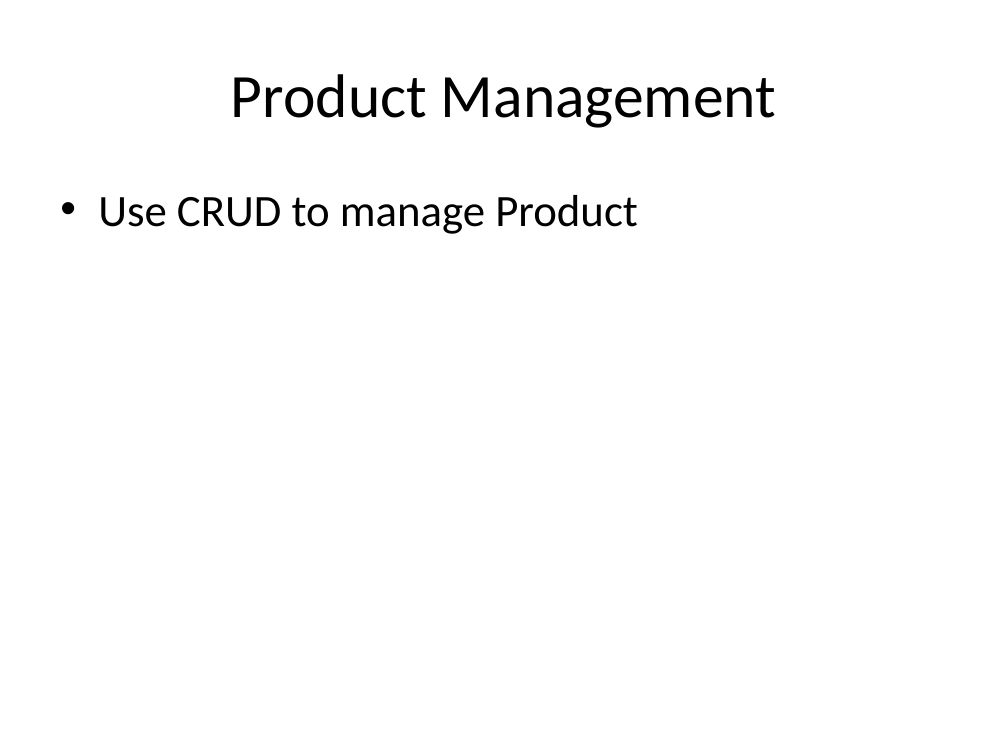
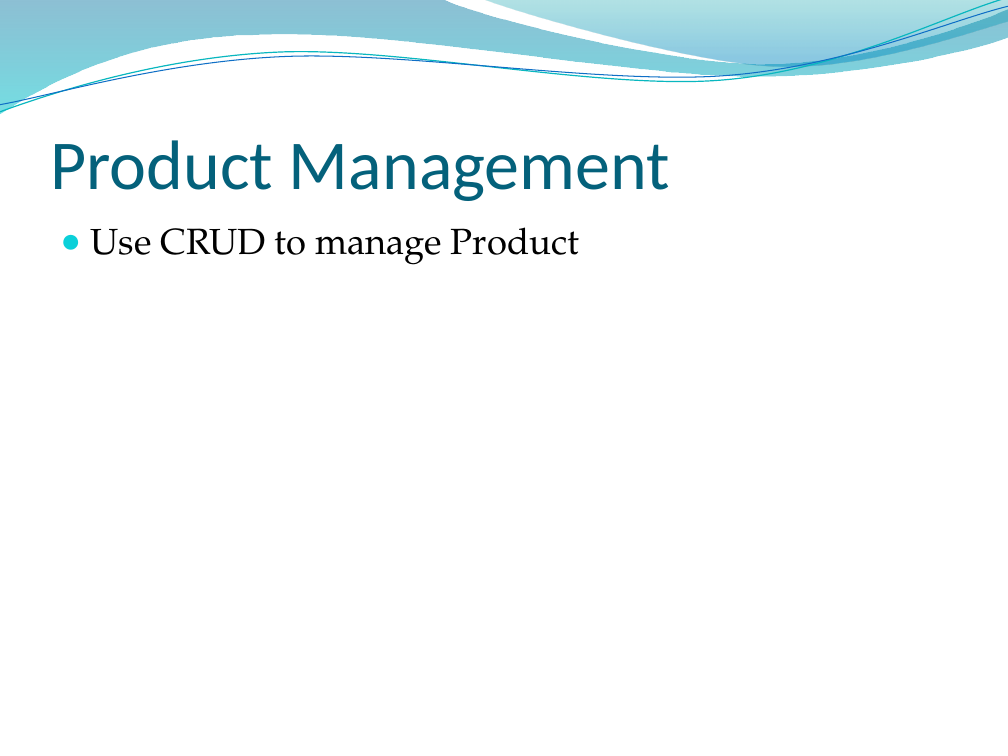
Before and after one commit to ItsTheWolf/BanHangOnline, a slide deck: slide 11 of ShowroomOnline.pptx (slide 9 before the commit). Drawn at 1008x756 pixels with LibreOffice and Linux fonts; fonts in the diff are those of the drawing; background and template pictures are left out. Boxes give left, top, right and bottom in pixels: in the first picture for what was removed or moved away, otherwise in the second. Text is boxed around its words. In the diff, an @@ line names an element or a change of style, - is before the commit and + after.

```diff
--- a/ShowroomOnline.pptx
+++ b/ShowroomOnline.pptx
@@ freeform shape added at (0,0,1008,114), fill gradient #0074A1 to #00C6CF @@
@@ freeform shape added at (0,0,1008,117), outline #0AB8BF 0.85 pt @@
@@ freeform shape added at (0,6,1008,112), outline #0F6FC6 0.75 pt @@
@@ freeform shape added at (483,0,1008,70), fill gradient #00A1A9 to #008BBF @@
@@ title "Product Management": place and size @@
-title "Product Management" at (231,74,776,128)
+title "Product Management" at (50,140,670,201)
@@ title "Product Management" at (50,140,670,201): size 44 to 50 pt, text colour #000000 to #04617B; alignment centre to left; vertical alignment middle to bottom @@
@@ text "Use CRUD to manage Product": place and size @@
-text "Use CRUD to manage Product" at (98,195,638,234)
+text "Use CRUD to manage Product" at (91,227,579,265)
@@ text "Use CRUD to manage Product" at (91,227,579,265): size 32 to 26 pt, font Calibri to TeX Gyre Pagella; bullet • to ●; less space between paragraphs @@
```
Also in this commit, not shown: 8 other slides changed, 3 slides added.
